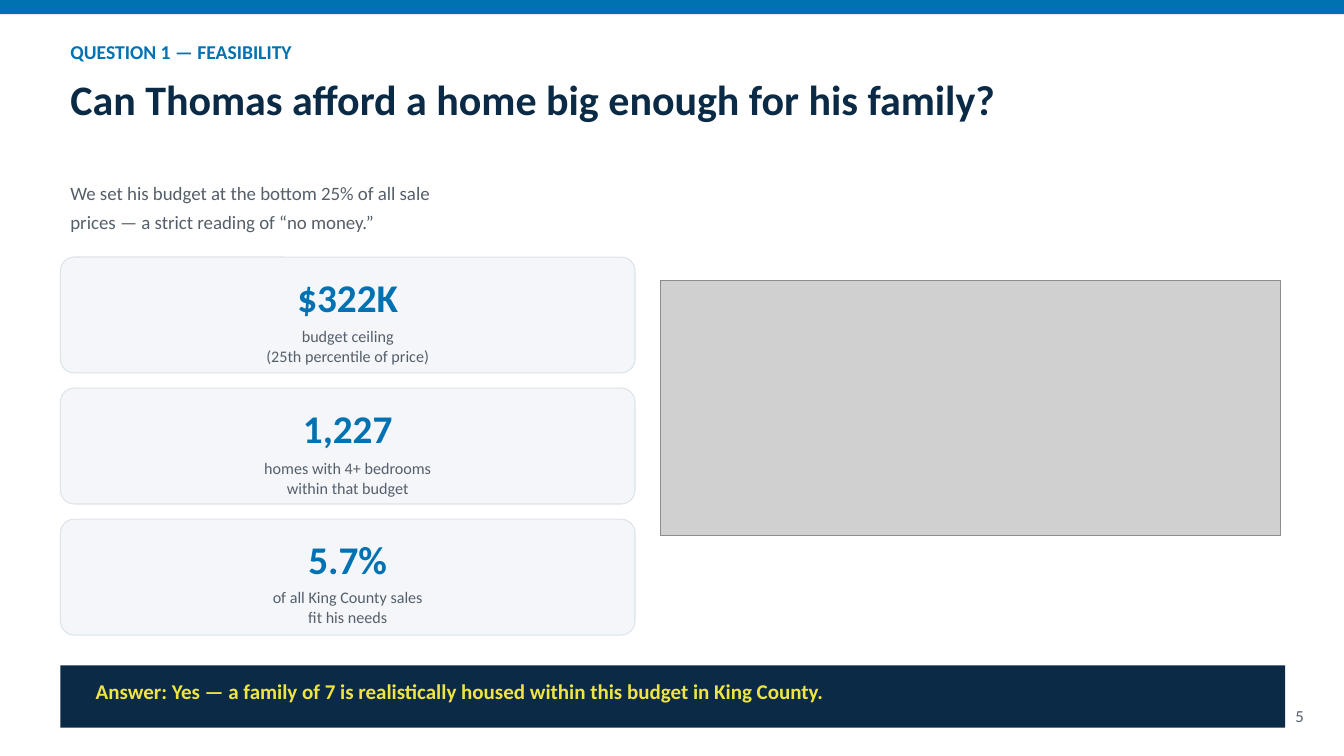
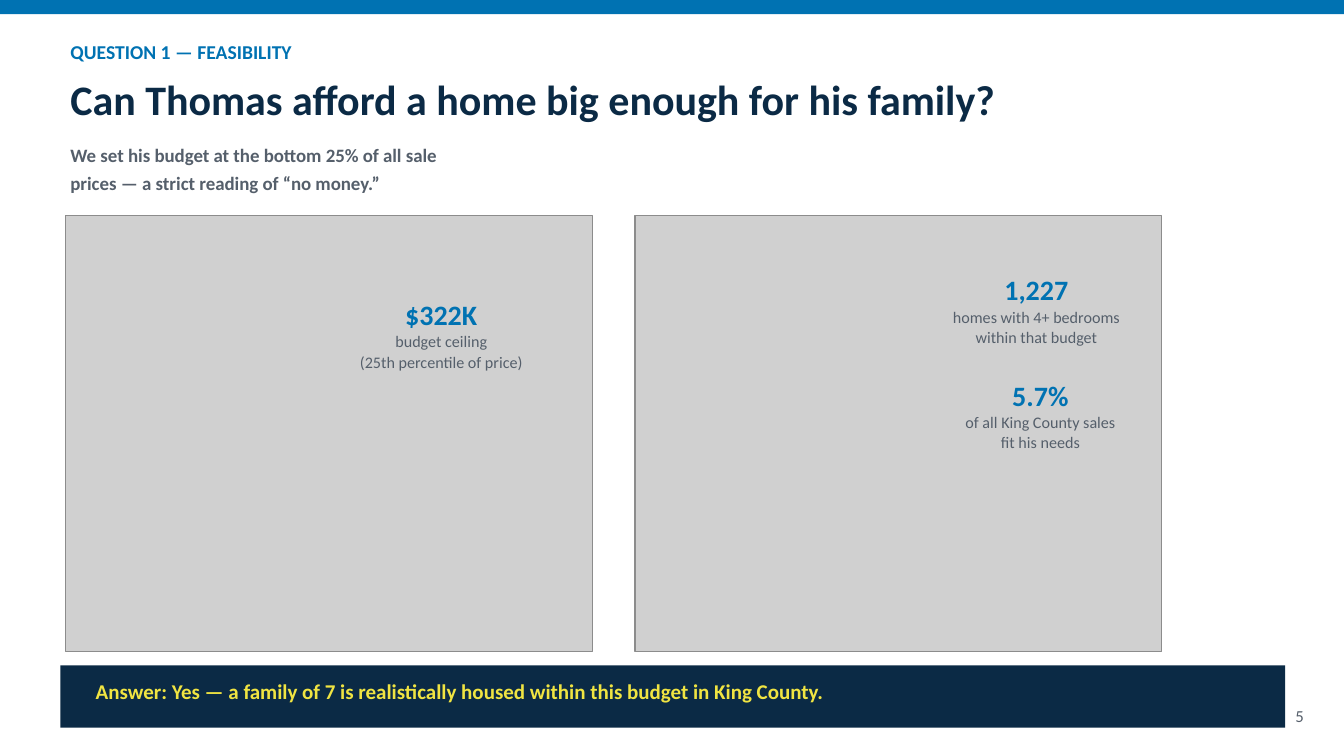
Before and after one commit to MichealEshak/ds-eda-project-template, a slide deck: slide 5 of presentation/Thomas_Hansen_Housing_Recommendation.pptx. Drawn at 1344x756 pixels with LibreOffice and Linux fonts; fonts in the diff are those of the drawing; grey boxes stand for pictures. Boxes give left, top, right and bottom in pixels: in the first picture for what was removed or moved away, otherwise in the second. Text is boxed around its words. In the diff, an @@ line names an element or a change of style, - is before the commit and + after.

```diff
--- a/presentation/Thomas_Hansen_Housing_Recommendation.pptx
+++ b/presentation/Thomas_Hansen_Housing_Recommendation.pptx
@@ text "We set his budget at ...": place and size @@
-text "We set his budget at ..." at (70, 187, 430, 232)
+text "We set his budget at ..." at (70, 148, 437, 193)
@@ text "We set his budget at ..." at (70, 148, 437, 193): bold on @@
@@ picture: place and size @@
-picture at (660, 280, 1280, 535)
+picture at (66, 216, 593, 651)
@@ picture added at (635, 216, 1163, 651) @@
@@ rounded rectangle removed at (60, 257, 635, 373) @@
@@ text "1,227": place and size @@
-text "1,227" at (264, 463, 431, 497)
+text "1,227" at (953, 281, 1119, 346)
@@ text removed at (297, 286, 398, 317) @@
-$322K
@@ text "$322K": place and size @@
-text "$322K" at (266, 331, 428, 365)
+text "$322K" at (360, 306, 522, 371)
@@ text at (1004, 281, 1068, 304): paragraph added @@
+1,227
@@ text at (405, 306, 477, 328): paragraph added @@
+$322K
@@ rounded rectangle removed at (60, 388, 635, 504) @@
@@ text "5.7%": place and size @@
-text "5.7%" at (273, 592, 423, 623)
+text "5.7%" at (965, 386, 1115, 448)
@@ text at (1012, 386, 1068, 407): paragraph added @@
+5.7%
@@ text removed at (303, 417, 392, 448) @@
-1,227
@@ rounded rectangle removed at (60, 519, 635, 635) @@
@@ text removed at (308, 547, 387, 575) @@
-5.7%
```
Also in this commit, not shown: 7 other slides changed, 1 slide added, 1 other file.
